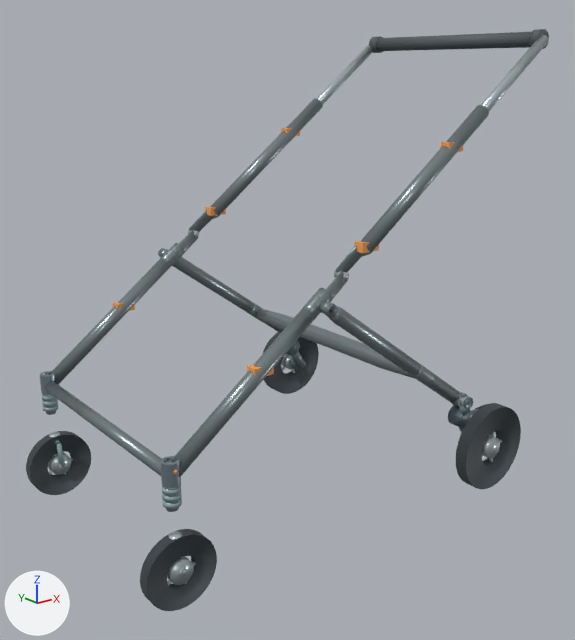
The glTF model models/no_cabin/w650_state1_wheel_S.glb as it was, and as the next commit left it.
One viewpoint serves both versions: a 50 mm camera at (-0.551, -1.39, 1.013) aimed at (0.538, -0.028, 0.468). The axes (+X, +Y, +Z) are drawn at lower left. The lights are the same throughout. The older version comes first.

In view in the first picture: 'FL_tire.008', 'FR_tire.008', 'RL_tire.008', 'RR_tire.008', 'V46_rear_leg_-1.009', 'V46_rearbar.009', 'front_fixed_round_tube.008', 'main_lower_-1.009', 'main_lower_1.009', 'main_upper_-1.009', 'main_upper_1.009', 'round_handle.008' and 49 more.
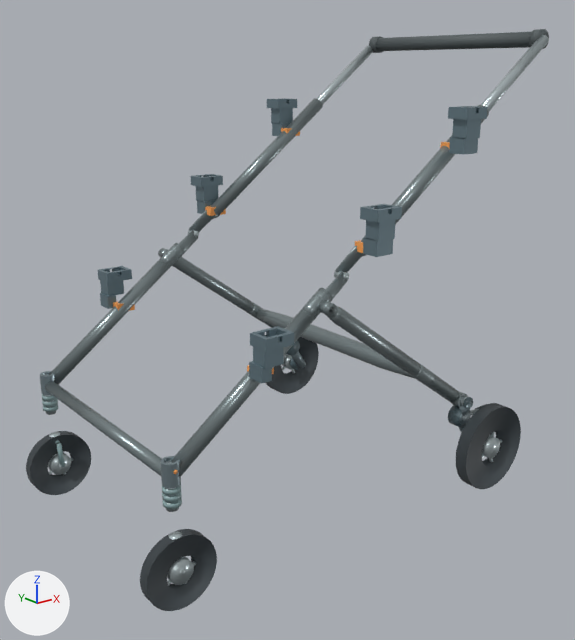
Patch to the scene script:
```diff
--- a/models/no_cabin/w650_state1_wheel_S.glb.py
+++ b/models/no_cabin/w650_state1_wheel_S.glb.py
@@ mat_universal_cabin_receiver @@
+mat_universal_cabin_receiver = principled_material('Universal Cabin Receiver')
+mat_universal_cabin_receiver.base_color = (0.18, 0.26, 0.3)  # greyish blue #768b95
+mat_universal_cabin_receiver.metallic = 0.58
+mat_universal_cabin_receiver.roughness = 0.42
@@ me_universal_cabin_receiver_m__1 @@
+me_universal_cabin_receiver_m__1.from_pydata(...)  # 76 vertices, 156 faces; spans x 0.5147..0.5787, y -0.33..-0.282, z 0.669..0.762
+me_universal_cabin_receiver_m__1.materials.append(mat_universal_cabin_receiver)  # greyish blue #768b95
@@ me_universal_cabin_receiver_l__1 @@
+me_universal_cabin_receiver_l__1.from_pydata(...)  # 76 vertices, 156 faces; spans x 0.245..0.312, y -0.33..-0.282, z 0.477..0.562
+me_universal_cabin_receiver_l__1.materials.append(mat_universal_cabin_receiver)  # greyish blue #768b95
@@ me_universal_cabin_receiver_h__1 @@
+me_universal_cabin_receiver_h__1.from_pydata(...)  # 76 vertices, 156 faces; spans x 0.7547..0.8187, y -0.33..-0.282, z 0.849..0.942
+me_universal_cabin_receiver_h__1.materials.append(mat_universal_cabin_receiver)  # greyish blue #768b95
@@ me_universal_cabin_receiver_m_1 @@
+me_universal_cabin_receiver_m_1.from_pydata(...)  # 76 vertices, 156 faces; spans x 0.5147..0.5787, y 0.282..0.33, z 0.669..0.762
+me_universal_cabin_receiver_m_1.materials.append(mat_universal_cabin_receiver)  # greyish blue #768b95
@@ me_universal_cabin_receiver_l_1 @@
+me_universal_cabin_receiver_l_1.from_pydata(...)  # 76 vertices, 156 faces; spans x 0.245..0.312, y 0.282..0.33, z 0.477..0.562
+me_universal_cabin_receiver_l_1.materials.append(mat_universal_cabin_receiver)  # greyish blue #768b95
@@ me_universal_cabin_receiver_h_1 @@
+me_universal_cabin_receiver_h_1.from_pydata(...)  # 76 vertices, 156 faces; spans x 0.7547..0.8187, y 0.282..0.33, z 0.849..0.942
+me_universal_cabin_receiver_h_1.materials.append(mat_universal_cabin_receiver)  # greyish blue #768b95
@@ ob_universal_cabin_receiver_m__1 @@
+ob_universal_cabin_receiver_m__1 = bpy.data.objects.new('Universal_Cabin_Receiver_M_-1', me_universal_cabin_receiver_m__1)
+ob_universal_cabin_receiver_m__1.location = (0.0, 0.0, 0.0)
@@ ob_universal_cabin_receiver_l__1 @@
+ob_universal_cabin_receiver_l__1 = bpy.data.objects.new('Universal_Cabin_Receiver_L_-1', me_universal_cabin_receiver_l__1)
+ob_universal_cabin_receiver_l__1.location = (0.0, 0.0, 0.0)
@@ ob_universal_cabin_receiver_h__1 @@
+ob_universal_cabin_receiver_h__1 = bpy.data.objects.new('Universal_Cabin_Receiver_H_-1', me_universal_cabin_receiver_h__1)
+ob_universal_cabin_receiver_h__1.location = (0.0, 0.0, 0.0)
@@ ob_universal_cabin_receiver_m_1 @@
+ob_universal_cabin_receiver_m_1 = bpy.data.objects.new('Universal_Cabin_Receiver_M_1', me_universal_cabin_receiver_m_1)
+ob_universal_cabin_receiver_m_1.location = (0.0, 0.0, 0.0)
@@ ob_universal_cabin_receiver_l_1 @@
+ob_universal_cabin_receiver_l_1 = bpy.data.objects.new('Universal_Cabin_Receiver_L_1', me_universal_cabin_receiver_l_1)
+ob_universal_cabin_receiver_l_1.location = (0.0, 0.0, 0.0)
@@ ob_universal_cabin_receiver_h_1 @@
+ob_universal_cabin_receiver_h_1 = bpy.data.objects.new('Universal_Cabin_Receiver_H_1', me_universal_cabin_receiver_h_1)
+ob_universal_cabin_receiver_h_1.location = (0.0, 0.0, 0.0)
```

Location of each change, [x1, y1, x2, y2] in pixels of the pictures (575 x 640 px):
'Universal_Cabin_Receiver_L_-1', added: after [249, 326, 294, 384]
'Universal_Cabin_Receiver_M_-1', added: after [360, 204, 402, 257]
'Universal_Cabin_Receiver_H_-1', added: after [448, 106, 488, 155]
'Universal_Cabin_Receiver_L_1', added: after [98, 266, 132, 309]
'Universal_Cabin_Receiver_M_1', added: after [191, 174, 223, 214]
'Universal_Cabin_Receiver_H_1', added: after [267, 98, 297, 136]
